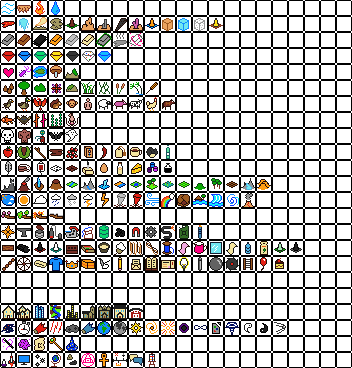
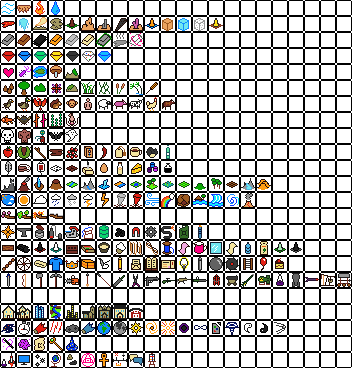
Layered file, before and after one edit (352 x 368). Changes by layer:
painted on "Elements" over [6, 273, 351, 287]
